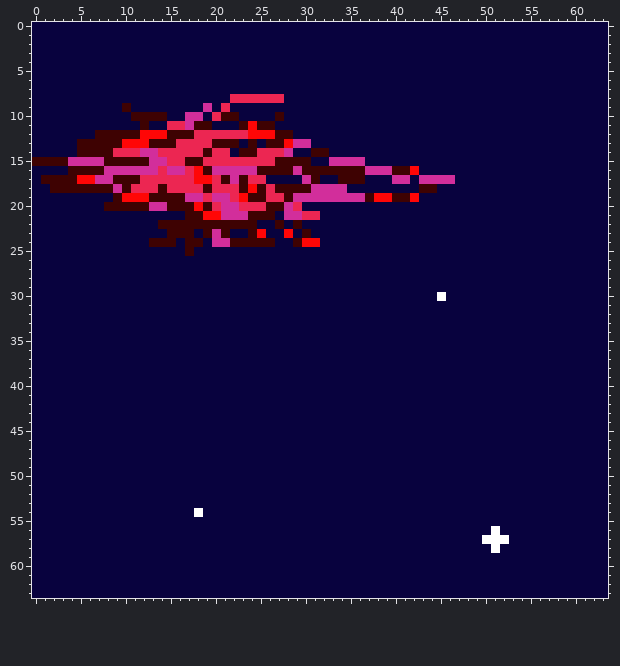
Pixel-art sprite, stored at res/tiles/cielo_stellato_9.png. That is the earlier state.
The file is 64x64 pixels.
New version:
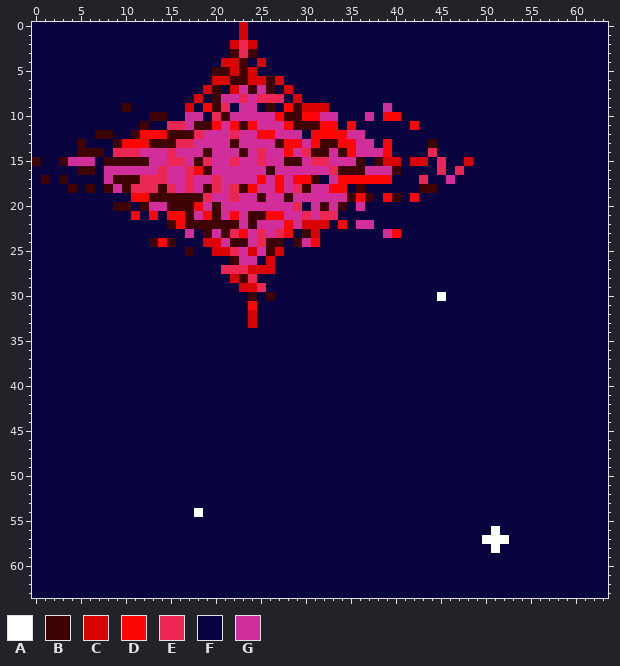
Palette (. is transparent): A #ffffff  B #3e0202  C #d90303  D #ff0606  E #ec2652  F #08023e  G #d22e9b
What changed:
Changed rows in their new state; - is an unchanged pixel.
first column x 1:
 0 ----------------------C-------------------------
 1 ----------------------C-------------------------
 2 ---------------------CEC------------------------
 3 ---------------------BEB------------------------
 4 --------------------CCB-C-----------------------
 5 -------------------BBCBC------------------------
 6 -------------------CCBBCCBC---------------------
 7 ------------------CB-CGBGB-C--------------------
 8 -----------------C-BGG-G----C-------------------
 9 ----------------C-DB--GG-B-DBCCC------G---------
10 ----------FF---------GGGGGDBBDDGG---G-DD--------
11 -------------------DGD--GGGDBBBDD-D------D------
12 --------FF--------GGG-GG--GGG-DDDDGG------------
13 -----FFF---------GGGG-GGGG--D-DBBDDGG-D----B----
14 -------F-----G-GGG-GGG-G-GGDGE--GBDGGGD----E----
15 FF----F---------G--GG-GG-GG--GEE---B-BCC-CC-E--C
16 ---F--F-----------------G-GG-GGGE-------FF--E-E-
17 -F-FFFF-------GG-GG-G-GGDGDGDD--GDDDDDDFF-EFF---
18 -FF-F-F--------G-G--G---GGDGE---DD-B------------
19 --------FF------BB----GG-GG-------BD-F--F-------
20 -------F--F-------GB--GGGGG---GBGB-G------------
21 ----------D-D-DD-G-B-D---DD---GEE---------------
22 -------------F-D------G-GGGDGCCC-D-GG-----------
23 --------------FFG----EDGEGE---C-------GD--------
24 -------------D--FFCC---GE-B--G------------------
25 -------------------CCEGCGBC---------------------
26 ---------------------BGG-C----------------------
27 --------------------EEECCC----------------------
28 ---------------------CBE------------------------
29 ----------------------CCE-----------------------
30 -----------------------B-B----------------------
31 -----------------------D------------------------
32 -----------------------C------------------------
33 -----------------------C------------------------
Boxes around the changes in both pictures, in picture pixels (x1, y1, x2, y2):
changed: (41, 22, 473, 328)
